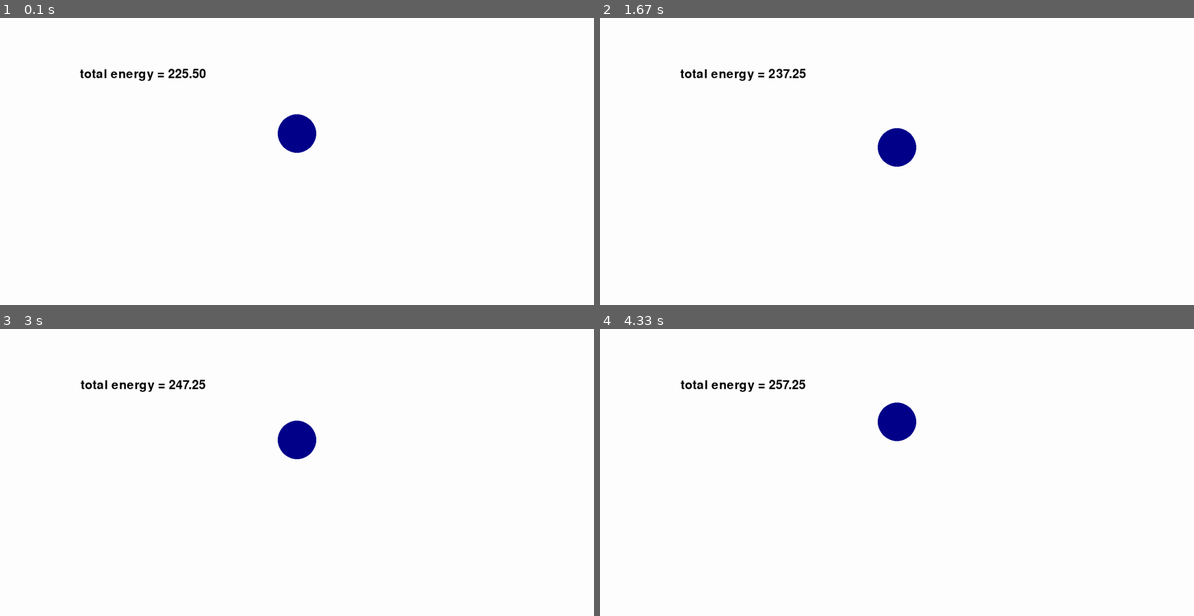
Above: before the commit, frames 1-4 (two rows, left to right).
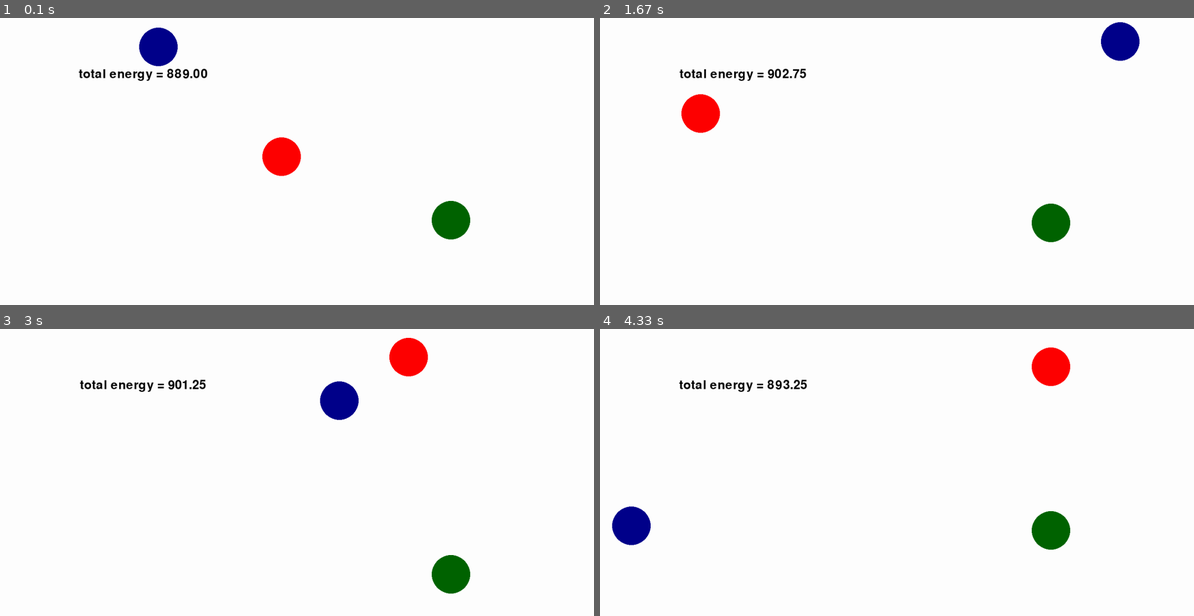
Above: after the commit, the same moments.

Repository: PumpkinFan/learn_pygame
Game: pygame game, started from trying_things.py
Two runs of this game, one before a commit and one after it. Both use one fixed random seed, a clock stepped at 60 frames per second and the inputs below.
Inputs:
- Up to frame 1 (0.1 s): no input
- Up to frame 2 (1.67 s): no input
- Up to frame 3 (3 s): no input
- Up to frame 4 (4.33 s): no input

The runs differ from the first frame. In frame 1, 3.1% of the frame differs, in the area x 13-80%, y 3-78%; in frame 2, 3.1%; in frame 3, 3.1%; in frame 4, 3.2%, in the area x 1-80%, y 6-78%.

Commit message:
working bouncy balls

Diff:
--- a/trying_things.py
+++ b/trying_things.py
@@ -30,12 +30,26 @@
         self.x_vel = x_vel
         self.y_vel = y_vel
 
-    def move(self):
-        if (self.y + self.RADIUS) >= HEIGHT:
+    def move(self, air_resistance=False):
+        # check collisons with walls/floor
+        # should put into own method
+        if self.y + self.RADIUS + self.y_vel >= HEIGHT:
+            self.y = HEIGHT - self.RADIUS
             self.y_vel = -self.y_vel
+        if self.x + self.RADIUS + self.x_vel >= WIDTH:
+            self.x = WIDTH - self.RADIUS
+            self.x_vel = -self.x_vel
+        if self.x - self.RADIUS + self.x_vel <= 0:
+            self.x = self.RADIUS
+            self.x_vel = -self.x_vel
+
         self.x += self.x_vel
         self.y += self.y_vel
         self.y_vel += GRAVITY
+
+        if air_resistance:
+            self.x_vel = 0.999 * self.x_vel
+            self.y_vel = 0.999 * self.y_vel
 
     def draw(self, win):
         pygame.draw.circle(win, self.color, (self.x, self.y), self.RADIUS)
@@ -53,7 +67,11 @@
     clock = pygame.time.Clock()
     font = pygame.font.Font("freesansbold.ttf", 32)
 
-    items = [Ball(WIDTH / 2, HEIGHT / 2, "darkblue")]
+    items = [
+        Ball(WIDTH / 4, HEIGHT / 4, "darkblue", x_vel=10),
+        Ball(WIDTH / 2, HEIGHT / 2, "red", x_vel=-10, y_vel=15),
+        Ball(WIDTH * 3 / 4, HEIGHT * 3 / 4, "darkgreen"),
+    ]
     while run:
         clock.tick(FPS)
 
@@ -63,9 +81,13 @@
                 break
 
         # place rest of game code to run each tick in loop
-        ball = items[0]
-        kinetic_energy = 0.5 * ball.y_vel**2
-        potential_energy = GRAVITY * (HEIGHT - ball.y)
+        balls = [item for item in items if isinstance(item, Ball)]
+        ball_vels = np.array(
+            [np.sqrt(ball.x_vel**2 + ball.y_vel**2) for ball in balls]
+        )
+        kinetic_energy = np.sum(0.5 * ball_vels**2)
+        ball_heights = np.array([(HEIGHT - ball.y) for ball in balls])
+        potential_energy = np.sum(GRAVITY * ball_heights)
         vel_text = font.render(
             f"total energy = {kinetic_energy + potential_energy:.2f}",
             True,
